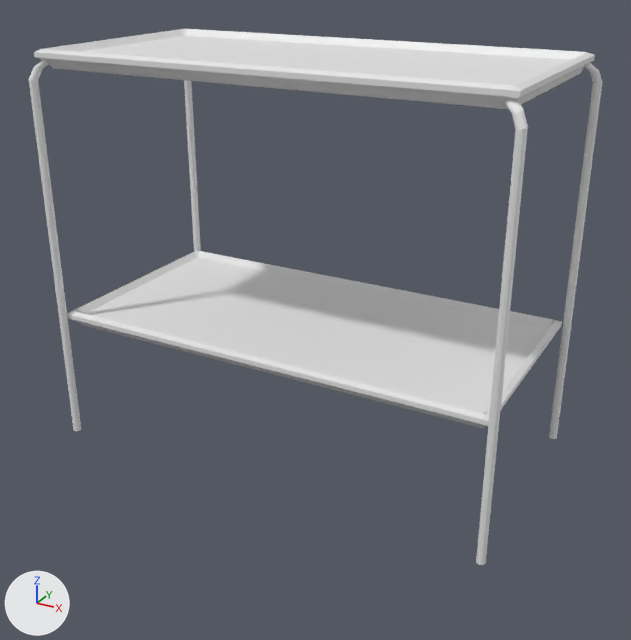
Before and after pictures for a commit that changed the FBX model Assets/Models/dressing_room/metaltable.fbx.
Camera for both pictures: a camera (50 mm lens) standing at (0.469, -0.848, 0.624) and looking at (0.011, -0.015, 0.208). Every picture has the same lights, and +X, +Y and +Z are marked at lower left.
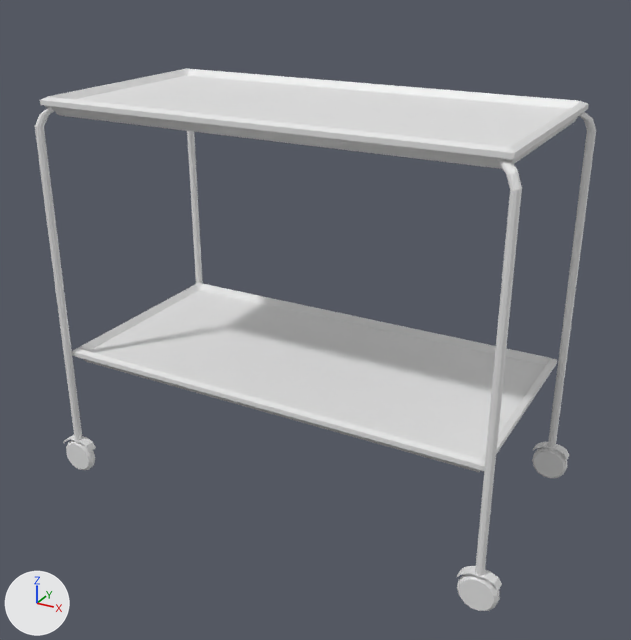
What differs and where, as boxes (x1, y1, x2, y2) in the pictures (631 x 640 px; the box of a moved part takes in the faces that stretch with it):
'Cylinder.002', reshaped, moved, turned, rescaled: before (29, 29, 602, 565); after (35, 69, 596, 611)
part 1 of me_cylinder_002, moved or reshaped: before (34, 29, 595, 109); after (40, 69, 589, 169)
part 2 of me_cylinder_002, moved or reshaped: before (67, 250, 562, 428); after (72, 283, 557, 472)
part 3 of me_cylinder_002, moved or reshaped: before (549, 63, 602, 439); after (187, 131, 203, 284)
part 4 of me_cylinder_002, moved or reshaped: before (29, 60, 81, 431); after (35, 108, 82, 443)
part 5 of me_cylinder_002, moved or reshaped: before (476, 100, 528, 565); after (548, 112, 596, 451)
part 6 of me_cylinder_002, moved or reshaped: before (184, 80, 201, 251); after (475, 161, 522, 579)
part 7 of me_cylinder_002, added: after (532, 447, 567, 478)
part 8 of me_cylinder_002, added: after (457, 574, 500, 611)
part 9 of me_cylinder_002, added: after (66, 440, 95, 470)
part 10 of me_cylinder_002, added: after (63, 435, 96, 453)
part 11 of me_cylinder_002, added: after (533, 442, 569, 460)
part 12 of me_cylinder_002, added: after (457, 566, 502, 592)

The change in detail:
me_cylinder_002 is used by ob_cylinder_002; location (0.271, 0.137, 0.272); rotation (1.571, 0.0, -1.097), in degrees (90, 0, -63); scale (0.005, 0.0153, 0.005).
me_cylinder_002 had 336 vertices, 292 faces and spanned x -50.4..50.2, y -15.0..15.7, z -1.0..122.6.
me_cylinder_002 now has 672 vertices, 568 faces and spans x -0.8..21.7, y -61.8..584.2, z -44.8..1.0.
me_cylinder_002 part 1: the loose piece of 72 vertices spanning x -48.4..48.1, y 14.3..15.7, z 1.4..120.9 is multiplied about its middle by the matrix ((0.088, 0.0, -0.171), (0.0, 20.638, 0.0), (0.704, 0.0, 0.361)), then moved by (10.5, 554.9, -82.9).
me_cylinder_002 part 2: the loose piece of 72 vertices spanning x -48.4..48.1, y -5.7..-4.3, z 1.4..120.9 is multiplied about its middle by the matrix ((0.088, 0.0, -0.171), (0.0, 20.638, 0.0), (0.704, 0.0, 0.361)), then moved by (10.5, 162.2, -82.9).
me_cylinder_002 part 3: the loose piece of 48 vertices spanning x -1.0..2.7, y -15.0..15.2, z -1.0..4.7 is multiplied about its middle by the matrix ((0.192, 0.0, 0.0), (0.0, 20.638, 0.0), (0.0, 0.0, 0.792)), then moved by (-0.7, 261.8, -44.1).
me_cylinder_002 part 4: the loose piece of 48 vertices spanning x -2.7..0.8, y -15.0..15.2, z 116.8..122.6 is multiplied about its middle by the matrix ((0.088, 0.0, -0.171), (0.0, 20.638, 0.0), (0.704, 0.0, 0.361)), then moved by (1.3, 261.8, -120.9).
me_cylinder_002 part 5: the loose piece of 48 vertices spanning x 44.5..50.2, y -15.0..15.2, z 24.2..28.0 is multiplied about its middle by the matrix ((0.173, 0.0, 0.084), (0.0, 20.638, 0.0), (-0.347, 0.0, 0.712)), then moved by (-26.8, 261.8, -68.6).
me_cylinder_002 part 6: the loose piece of 48 vertices spanning x -50.4..-44.3, y -15.0..15.2, z 95.4..97.4 is multiplied about its middle by the matrix ((-0.158, 0.0, 0.109), (0.0, 20.638, 0.0), (-0.449, 0.0, -0.652)), then moved by (67.9, 261.8, -97.2).
me_cylinder_002 part 7: a new loose piece of 60 vertices spanning x 20.0..21.7, y -61.8..-2.5, z -44.8..-42.8.
me_cylinder_002 part 8: a new loose piece of 60 vertices spanning x 20.0..21.7, y -61.8..-2.5, z -1.0..1.0.
me_cylinder_002 part 9: a new loose piece of 60 vertices spanning x -0.8..0.9, y -61.8..-2.5, z -1.0..1.0.
me_cylinder_002 part 10: a new loose piece of 24 vertices spanning x -0.8..0.9, y -15.4..1.0, z -1.0..1.0.
me_cylinder_002 part 11: a new loose piece of 24 vertices spanning x 20.0..21.7, y -15.4..1.0, z -44.8..-42.8.
me_cylinder_002 part 12: a new loose piece of 24 vertices spanning x 20.0..21.7, y -15.4..1.0, z -1.0..1.0.
Object 'Cylinder.002' (ob_cylinder_002) moves from (0.271, 0.137, 0.272) to (-0.271, -0.139, 0.028).
Object 'Cylinder.002' (ob_cylinder_002) turns from (90, 0, -63) to (90, 0, 0) degrees about x, y and z.
Object 'Cylinder.002' (ob_cylinder_002) is rescaled from (0.005, 0.0153, 0.005) to (0.026, 0.000743, 0.00632).
